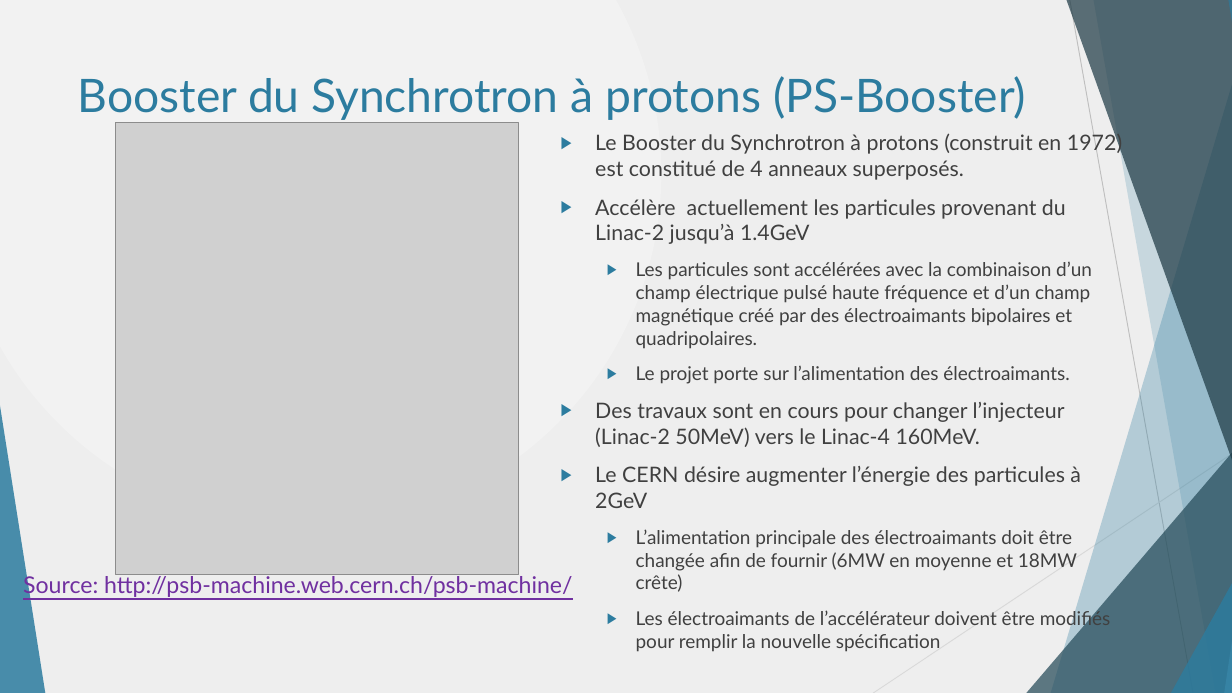
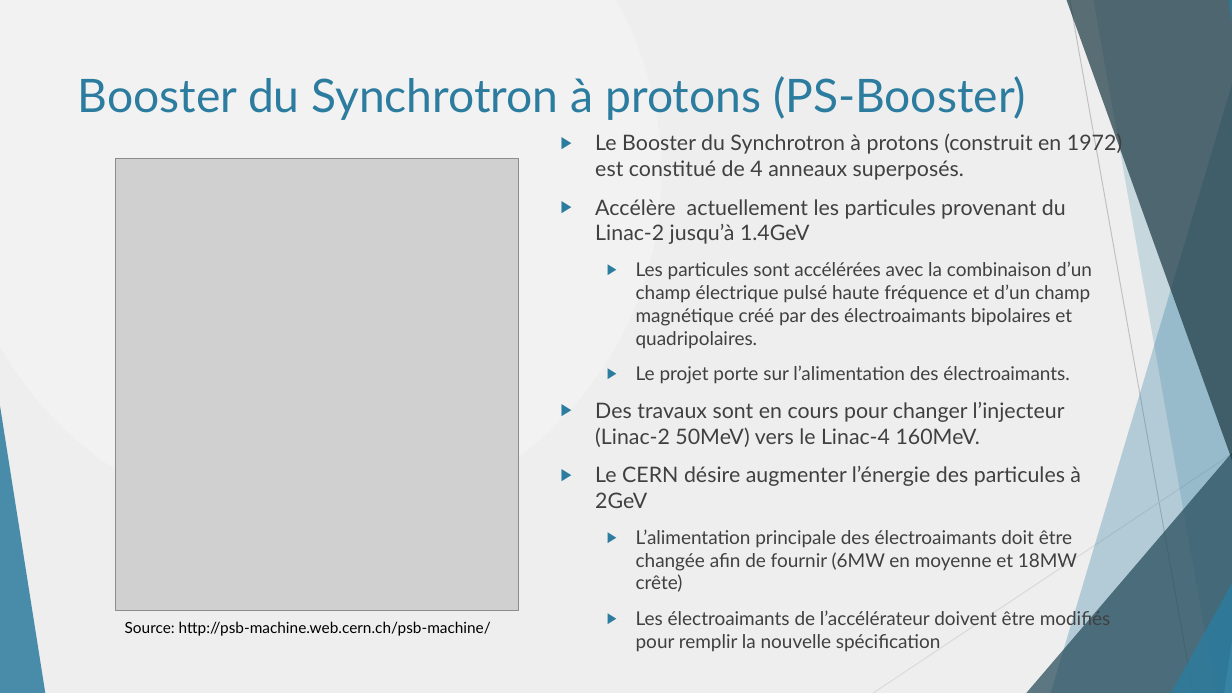
Before and after one commit to danthib76/DesignIV, a slide deck: slide 4 of Remise/Remise 1/Presentation_Remise_1.pptx. Drawn at 1232x693 pixels with LibreOffice and Linux fonts; fonts in the diff are those of the drawing; grey boxes stand for pictures. Boxes give left, top, right and bottom in pixels: in the first picture for what was removed or moved away, otherwise in the second. Text is boxed around its words. In the diff, an @@ line names an element or a change of style, - is before the commit and + after.

```diff
--- a/Remise/Remise 1/Presentation_Remise_1.pptx
+++ b/Remise/Remise 1/Presentation_Remise_1.pptx
@@ picture: place and size @@
-picture at [116,123,519,575]
+picture at [116,158,519,610]
@@ text "Source: http://psb-machine.web.cern.ch/psb-machine/": place and size @@
-text "Source: http://psb-machine.web.cern.ch/psb-machine/" at [23,572,572,598]
+text "Source: http://psb-machine.web.cern.ch/psb-machine/" at [125,621,491,636]
@@ text "Source: http://psb-machine.web.cern.ch/psb-machine/" at [125,621,491,636]: size 18 to 12 pt, text colour #7030A0 to #000000, underline off @@
```
Also in this commit, not shown: 15 other slides changed, 1 other file.
